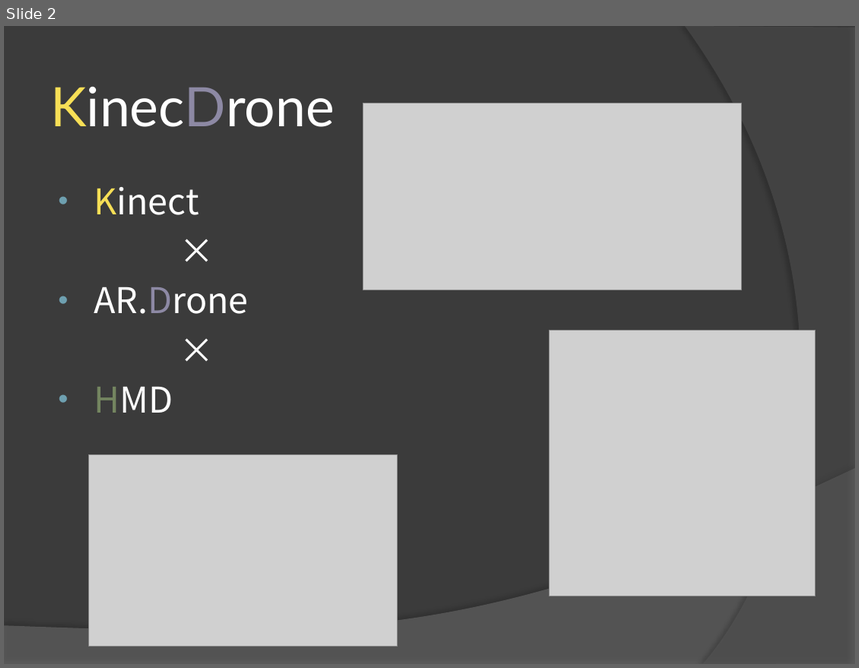
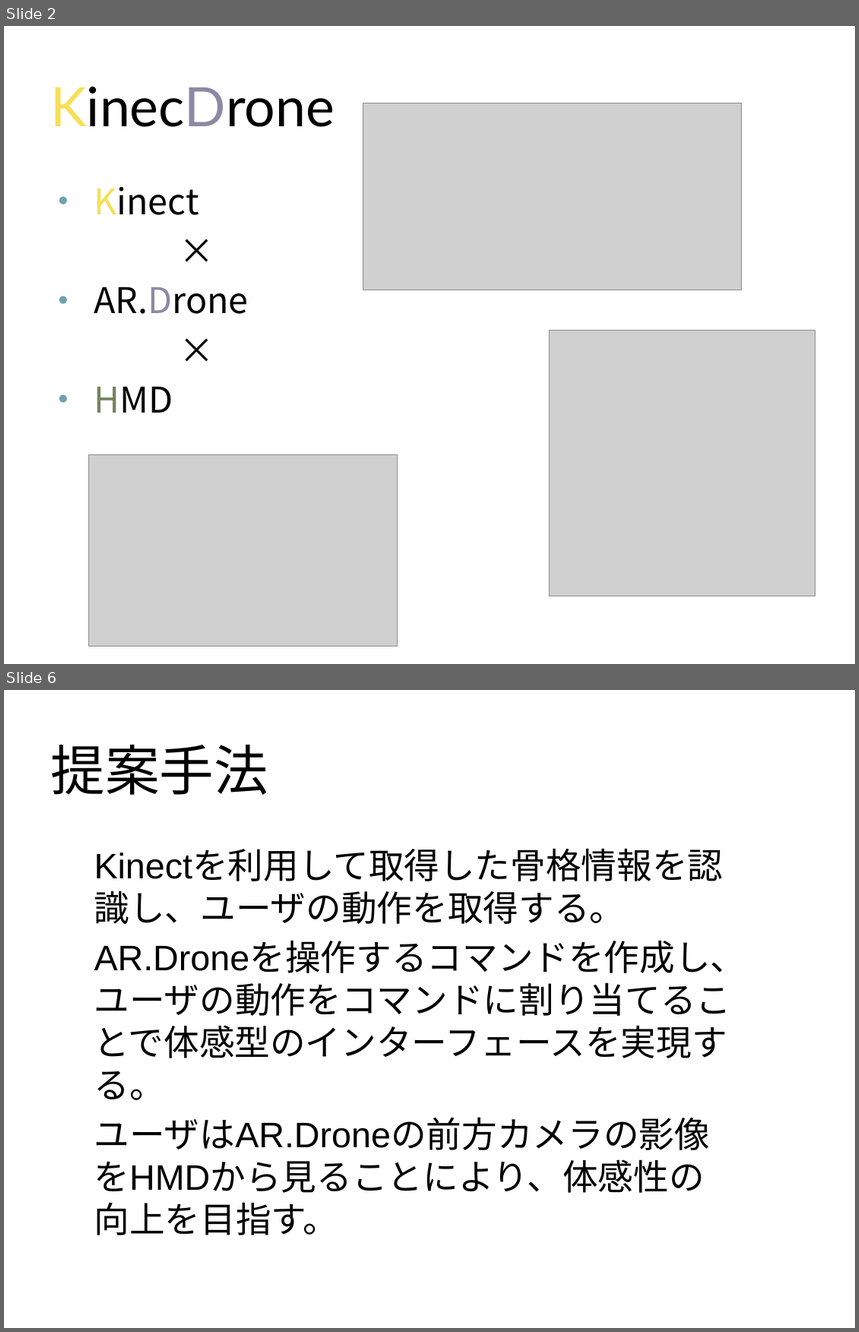
Before and after one commit to Kender09/dcl.apple, a slide deck: KinecDrone2.pptx. Shown one above the other, each under a label of ours: slide 2 before the commit, slides 2 and 6 after it; the slides between them are not shown. The pictures are 859x668 and 859x1332 pixels, drawn with LibreOffice and Linux fonts; fonts in the diff are those of the drawing; grey boxes stand for pictures. Boxes give left, top, right and bottom in pixels: in the first picture for what was removed or moved away, otherwise in the second. Text is boxed around its words. In the diff, an @@ line names an element or a change of style, - is before the commit and + after.

```diff
--- a/KinecDrone2.pptx
+++ b/KinecDrone2.pptx
@@ slide 6 added at (4,690,855,1328), background #FFFFFF @@
@@ title added at (51,745,268,795), 46 pt, text #000000 @@
+提案手法
@@ text added at (94,891,747,1236), 30 pt, text #000000 @@
+Kinectを利用して取得した骨格情報を認識し、ユーザの動作を取得する。
+AR.Droneを操作するコマンドを作成し、ユーザの動作をコマンドに割り当てることで体感型のインターフェースを実現する。
+ユーザはAR.Droneの前方カメラの影像をHMDから見ることにより、体感性の向上を目指す。
@@ slide 2 changed as well @@
@@ background #3B3B3B to #FFFFFF @@
@@ freeform shape removed at (685,26,855,664) @@
@@ title "KinecDrone" at (51,86,335,127): text colour #FFFFFF to #000000 in "KinecDrone" @@
@@ text "Kinect" at (94,187,249,413): text colour #FFFFFF to #000000 in "Kinect", "×", "AR.Drone", "×" and 1 more places @@
@@ freeform shape removed at (4,468,855,664) @@
```
Also in this commit, not shown: 1 other slide changed, 5 other slides added, 1 slide removed, 5 other files.
